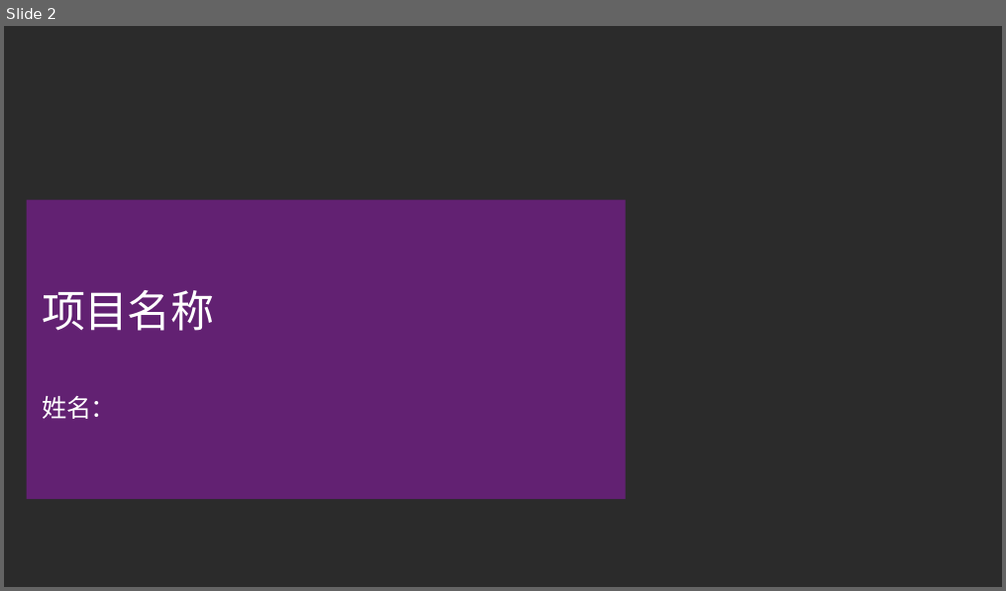
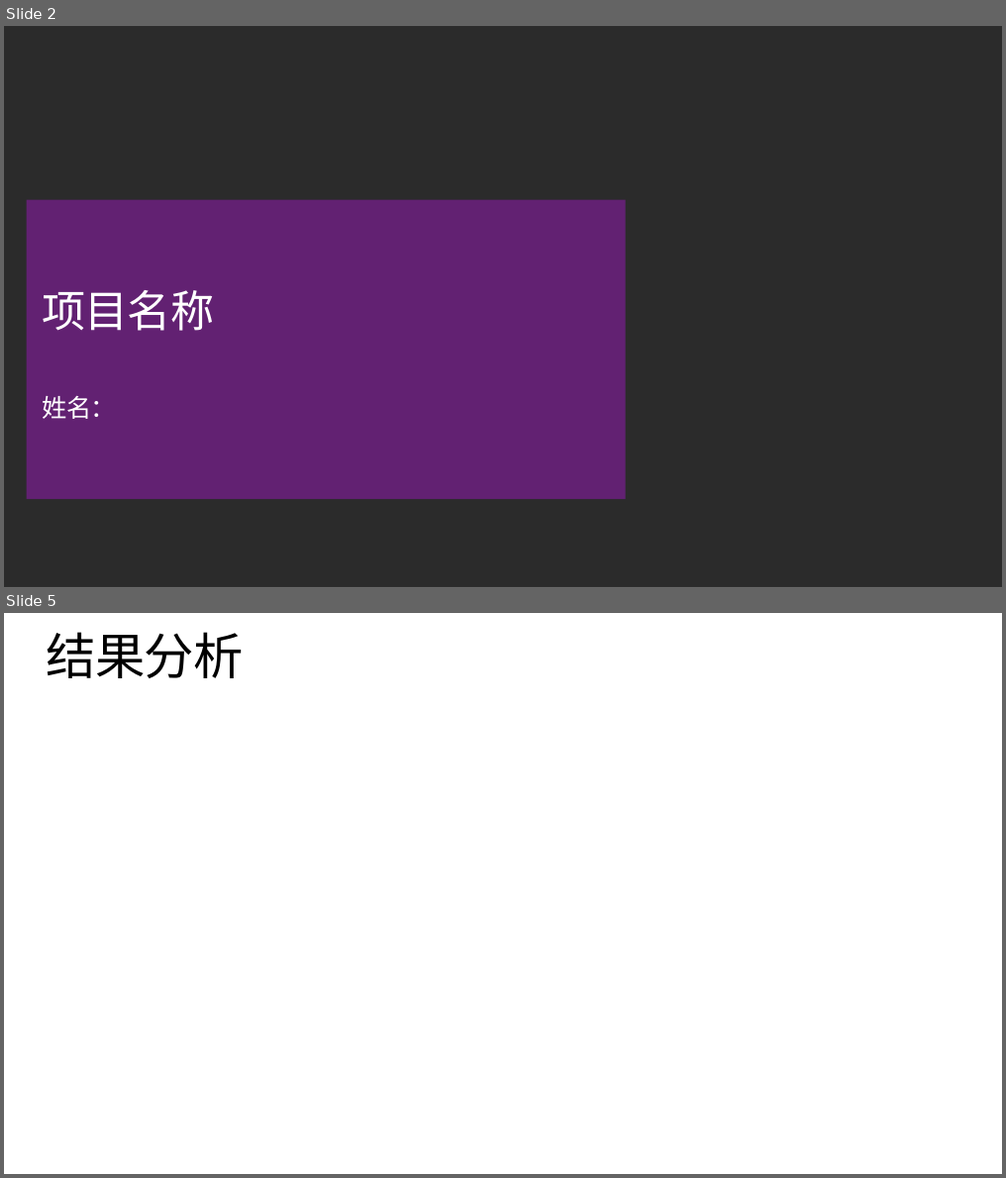
Before and after one commit to yw346090249/tsinghuahackthon_20161119, a slide deck: Presentation Template.pptx. Shown one above the other, each under a label of ours: slide 2 before the commit, slides 2 and 5 after it; the slides between them are not shown. The pictures are 1006x591 and 1006x1178 pixels, drawn with LibreOffice and Linux fonts; fonts in the diff are those of the drawing; background and template pictures are left out; a plain dark background stands for a picture behind light text. Boxes give left, top, right and bottom in pixels: in the first picture for what was removed or moved away, otherwise in the second. Text is boxed around its words. In the diff, an @@ line names an element or a change of style, - is before the commit and + after.

```diff
--- a/Presentation Template.pptx
+++ b/Presentation Template.pptx
@@ slide 5 added at [4,613,1002,1174], background #FFFFFF @@
@@ title added at [47,632,243,678], 48 pt, text #000000 @@
+结果分析
```
Also in this commit, not shown: 5 other slides added.
